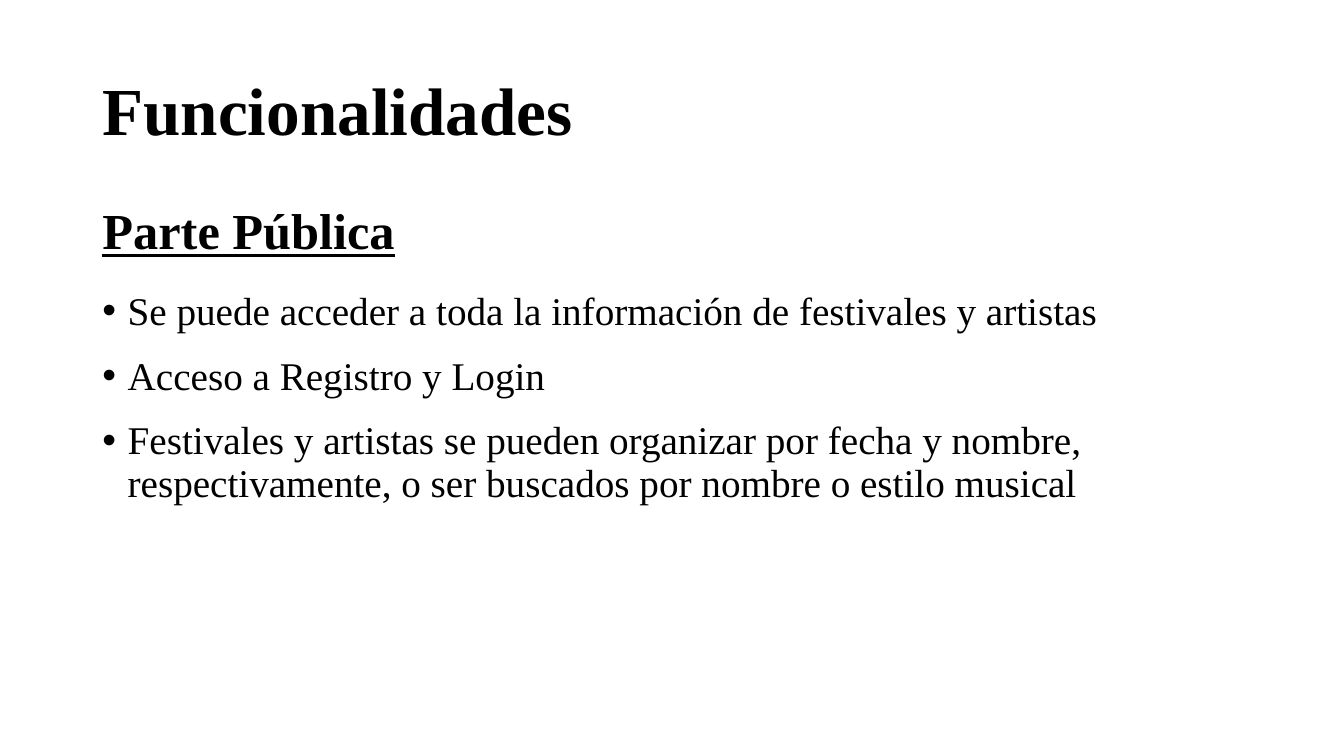
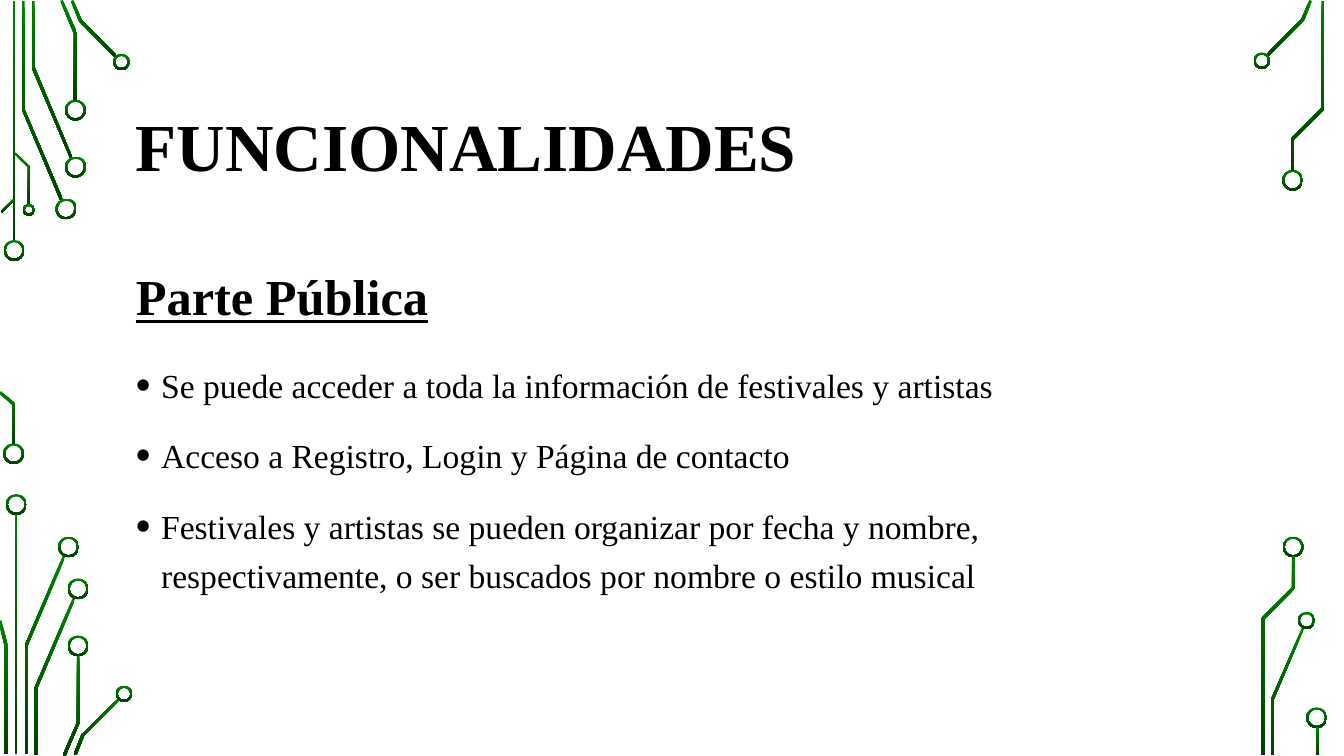
Before and after one commit to pavel-kalmykov-razgovorov/awiten-fests, a slide deck: slide 3 of doc/Presentación AWITEN FESTS.pptx. Drawn at 1344x756 pixels with LibreOffice and Linux fonts; fonts in the diff are those of the drawing; background and template pictures are left out. Boxes give left, top, right and bottom in pixels: in the first picture for what was removed or moved away, otherwise in the second. Text is boxed around its words. In the diff, an @@ line names an element or a change of style, - is before the commit and + after.

```diff
--- a/doc/Presentación AWITEN FESTS.pptx
+++ b/doc/Presentación AWITEN FESTS.pptx
@@ title at [136, 126, 796, 172]: text changed @@
-Funcionalidades
+FUNCIONALIDADES
@@ text "Parte Pública": place and size @@
-text "Parte Pública" at [102, 214, 1097, 504]
+text "Parte Pública" at [136, 280, 993, 594]
@@ text at [136, 280, 993, 594]: size 28 to 24 pt in "Se puede acceder a toda la información ...", "Festivales y artistas se pueden organizar por ..."; line spacing 0.9 to 1.2 @@
@@ text at [161, 444, 790, 475]: text changed; size 28 to 24 pt @@
-• Acceso a Registro y Login
+• Acceso a Registro, Login y Página de contacto
@@ group added at [0, 0, 1328, 756]: 33 freeform shapes, 3 rectangles @@
```
Also in this commit, not shown: 4 other slides changed, 4 slides added, 1 slide removed.
